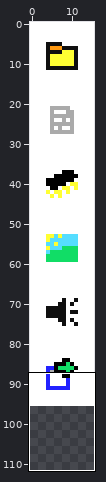
Two versions of one sprite sheet, assets/menu/icons/16color.png. Above: a wide view before the commit, with the close-up outlined.
Close-up. The starting point:
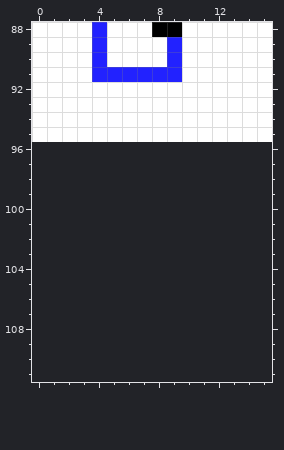
The file is 16x96 pixels. Shown: x 0..15, y 88..111. The old version is drawn lined up with the new one, on the new canvas.
And afterwards:
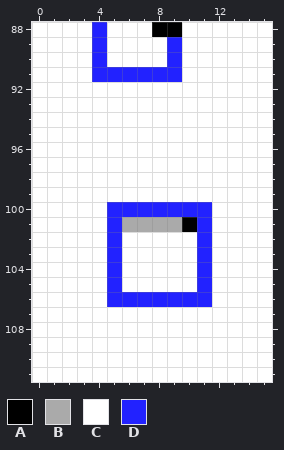
Palette (. is transparent): A #000000  B #aaaaaa  C #ffffff  D #2222ff
From old to new:
{"change": "canvas 16x96 -> 16x112"}
{"y":96,"x":0,"old":"................","new":"CCCCCCCCCCCCCCCC"}
{"y":97,"x":0,"old":"................","new":"CCCCCCCCCCCCCCCC"}
{"y":98,"x":0,"old":"................","new":"CCCCCCCCCCCCCCCC"}
{"y":99,"x":0,"old":"................","new":"CCCCCCCCCCCCCCCC"}
{"y":100,"x":0,"old":"................","new":"CCCCCDDDDDDDCCCC"}
{"y":101,"x":0,"old":"................","new":"CCCCCDBBBBADCCCC"}
{"y":102,"x":0,"old":"................","new":"CCCCCDCCCCCDCCCC"}
{"y":103,"x":0,"old":"................","new":"CCCCCDCCCCCDCCCC"}
{"y":104,"x":0,"old":"................","new":"CCCCCDCCCCCDCCCC"}
{"y":105,"x":0,"old":"................","new":"CCCCCDCCCCCDCCCC"}
{"y":106,"x":0,"old":"................","new":"CCCCCDDDDDDDCCCC"}
{"y":107,"x":0,"old":"................","new":"CCCCCCCCCCCCCCCC"}
{"y":108,"x":0,"old":"................","new":"CCCCCCCCCCCCCCCC"}
{"y":109,"x":0,"old":"................","new":"CCCCCCCCCCCCCCCC"}
{"y":110,"x":0,"old":"................","new":"CCCCCCCCCCCCCCCC"}
{"y":111,"x":0,"old":"................","new":"CCCCCCCCCCCCCCCC"}
